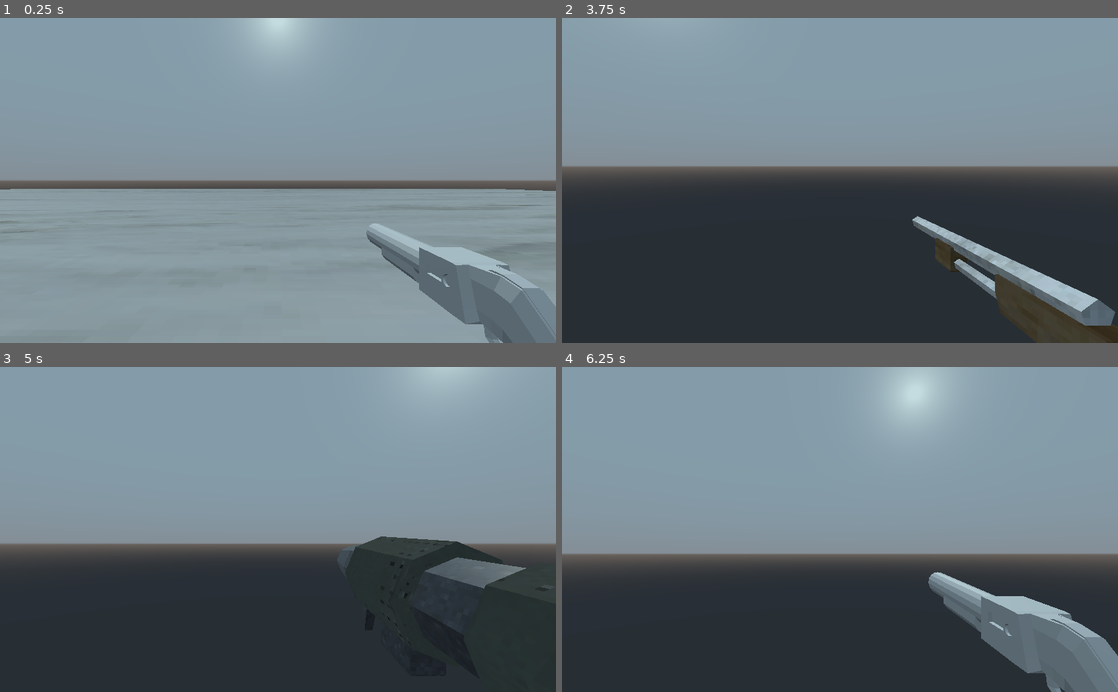
Above: before the commit, frames 1-4 (two rows, left to right).
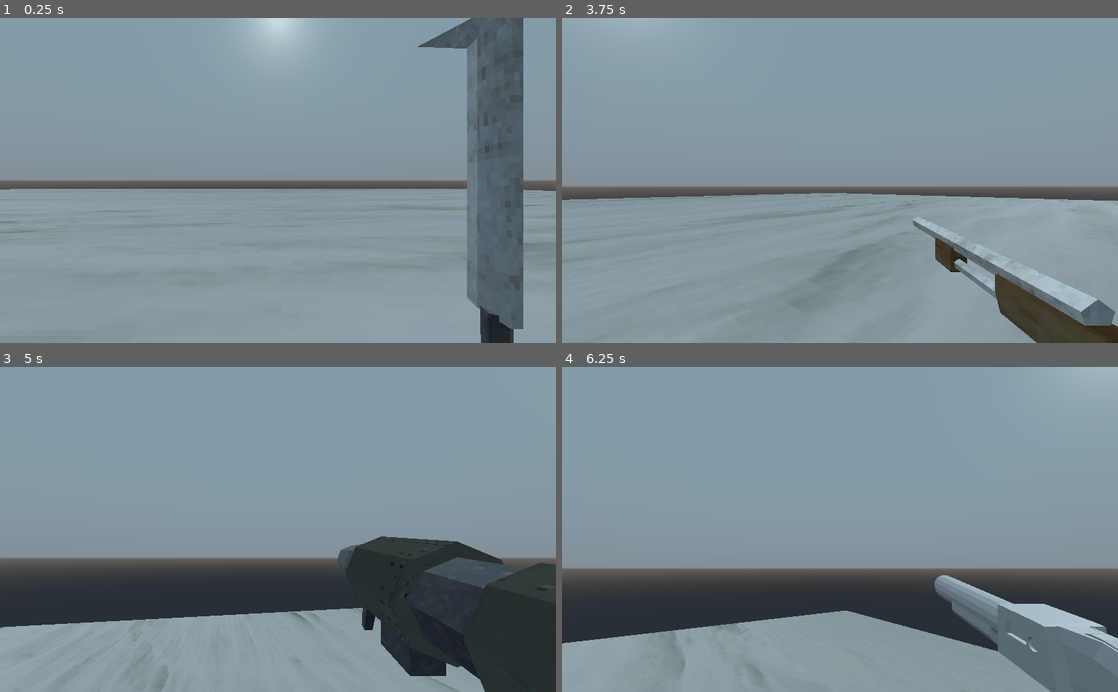
Above: after the commit, the same moments.

Repository: peter-shoes/carol
Game: Godot game, scene res://World.tscn
The game is run twice, just before and just after one commit, with the same random seed, the same clock (stepped at 60 frames per second) and the same inputs.
Inputs (mouse positions are in pixels of both pictures, inside the frame that each line leads up to):
- Up to frame 1 (0.25 s): no input
- Up to frame 2 (3.75 s): tap Enter at 0.5 s; move the mouse to (867, 180) at 0.52 s; press the mouse at (867, 180) at 0.53 s; hold W (move_forwards) from 0.53 s (still down); tap Space (jump) at 0.77, 1.52, 3.02 s; move the mouse to (812, 180) at 1.27 s; release the mouse at (812, 180) at 1.28 s; click (812, 180) at 1.35 s; move the mouse to (851, 174) at 2.02 s; press the mouse at (851, 174) at 2.03 s; tap 1 at 2.1 s; move the mouse to (834, 187) at 2.77 s; release the mouse at (834, 187) at 2.78 s; tap 2 at 2.85 s; click (834, 187) at 3.05 s; tap R (restart, bound only after the commit) at 3.5 s; move the mouse to (878, 183) at 3.52 s; press the mouse at (878, 183) at 3.53 s; tap 3 at 3.6 s
- Up to frame 3 (5 s): keep holding W (move_forwards); tap Space (jump) at 3.77, 4.52 s; tap R (restart, bound only after the commit) at 4.15 s; move the mouse to (233, 526) at 4.27 s; release the mouse at (233, 526) at 4.28 s; tap 4 at 4.35 s; click (233, 526) at 4.55 s
- Up to frame 4 (6.25 s): move the mouse to (845, 529) at 5.02 s; press the mouse at (845, 529) at 5.03 s; tap 5 at 5.1 s; move the mouse to (817, 523) at 5.77 s; release W (move_forwards) at 5.78 s; release the mouse at (817, 523) at 5.78 s; hold D (move_right) from 5.78 s (still down); tap 6 at 5.85 s; tap Space (jump) at 6.02 s; click (817, 523) at 6.05 s

The runs differ from the first frame. In frame 1, 12% of the frame differs, in the area x 65-100%, y 0-100%; in frame 2, 49%, in the area x 0-100%, y 45-100%; in frame 3, 23%; in frame 4, 27%.

Commit message:
added weapon animations, shooting, muzzle flash for blaster

Diff:
--- a/characters/player/Player.gd
+++ b/characters/player/Player.gd
@@ -29,10 +29,13 @@
 	character_mover.init(self) #initialize the character mover and send it self (KinematicBody)
 	health_manager.init()
 	health_manager.connect("dead", self, "kill") #connects dead variable to kill func i guess
+	weapon_manager.init($Camera/FirePoint, [self]) #init weapon manager with firepoint node and bodies 2 exclude
 
 func _process(_delta):
 	if Input.is_action_just_pressed("exit"):
 		get_tree().quit()
+	if Input.is_action_just_pressed("restart"):
+		get_tree().reload_current_scene()
 
 	if dead:
 		#TODO make sure player falls to the ground and doesn't freeze in midair
@@ -52,6 +55,11 @@
 	character_mover.set_move_vec(move_vec)
 	if Input.is_action_just_pressed("jump"):
 		character_mover.jump()
+
+	weapon_manager.attack(
+		Input.is_action_just_pressed("attack"),
+		Input.is_action_pressed("attack")
+		)
 
 func _input(event):
 	# event is basically any event that the computer senses
--- a/characters/player/Player.tscn
+++ b/characters/player/Player.tscn
@@ -9,13 +9,17 @@
 [ext_resource path="res://weapons/raw_assets/adv-time-shotgun1.1.glb" type="PackedScene" id=7]
 [ext_resource path="res://characters/CharacterMover.gd" type="Script" id=8]
 [ext_resource path="res://characters/HealthManager.gd" type="Script" id=9]
+[ext_resource path="res://weapons/Weapon.gd" type="Script" id=10]
+[ext_resource path="res://weapons/HitScanBulletEmitter.tscn" type="PackedScene" id=11]
+[ext_resource path="res://effects/MuzzleFlash.gd" type="Script" id=12]
+[ext_resource path="res://blender_files/untextured_blaster_flash.glb" type="PackedScene" id=13]
 
 [sub_resource type="CapsuleShape" id=1]
 radius = 0.5
 
 [sub_resource type="Animation" id=2]
 resource_name = "attack"
-length = 0.2
+length = 0.5
 step = 0.05
 tracks/0/type = "value"
 tracks/0/path = NodePath("Graphics:translation")
@@ -24,10 +28,10 @@
 tracks/0/imported = false
 tracks/0/enabled = true
 tracks/0/keys = {
-"times": PoolRealArray( 0, 0.05, 0.2 ),
-"transitions": PoolRealArray( 1, 1, 1 ),
+"times": PoolRealArray( 0, 0.05, 0.15, 0.2, 0.25, 0.35, 0.45, 0.5 ),
+"transitions": PoolRealArray( 1, 1, 1, 1, 1, 1, 1, 1 ),
 "update": 0,
-"values": [ Vector3( 0, 0, 0 ), Vector3( -1.87718, 0.662724, 0 ), Vector3( 0, 0, 0 ) ]
+"values": [ Vector3( 0, 0, 0 ), Vector3( -1.24292, 0, 0 ), Vector3( 0, 0, 0 ), Vector3( -0.6893, 0.817356, 0 ), Vector3( -0.6893, 1.27484, 0 ), Vector3( -0.6893, -1.2948, 0 ), Vector3( -0.6893, 0.817356, 0 ), Vector3( 0, 0, 0 ) ]
 }
 tracks/1/type = "value"
 tracks/1/path = NodePath("Graphics:rotation_degrees")
@@ -36,10 +40,10 @@
 tracks/1/imported = false
 tracks/1/enabled = true
 tracks/1/keys = {
-"times": PoolRealArray( 0, 0.05, 0.2 ),
-"transitions": PoolRealArray( 1, 1, 1 ),
+"times": PoolRealArray( 0, 0.05, 0.15, 0.2, 0.25, 0.35, 0.45, 0.5 ),
+"transitions": PoolRealArray( 1, 1, 1, 1, 1, 1, 1, 1 ),
 "update": 0,
-"values": [ Vector3( 0, 0, 0 ), Vector3( -8.76882e-07, -1.58526e-07, 20.495 ), Vector3( 0, 0, 0 ) ]
+"values": [ Vector3( 0, 0, 0 ), Vector3( 0, 0, 0 ), Vector3( 0, 0, 0 ), Vector3( -2.50448e-06, -2.50448e-06, 90 ), Vector3( -2.50448e-06, -2.50448e-06, 90 ), Vector3( -2.50448e-06, -2.50448e-06, 90 ), Vector3( -2.50448e-06, -2.50448e-06, 90 ), Vector3( 0, 0, 0 ) ]
 }
 
 [sub_resource type="Animation" id=3]
@@ -123,19 +127,42 @@
 
 [node name="Blaster" type="Spatial" parent="Camera/WeaponManager/Weapons"]
 transform = Transform( -1.60709e-09, 0, 0.036766, 0, 0.036766, 0, -0.036766, 0, -1.60709e-09, 0.102332, 0.18295, 0.50601 )
+script = ExtResource( 10 )
+automatic = true
+attack_rate = 0.5
 
 [node name="Graphics" type="Spatial" parent="Camera/WeaponManager/Weapons/Blaster"]
-transform = Transform( 1, 0, 0, 0, 1, 0, 0, 0, 1, 0, 0, 0 )
+transform = Transform( 1, 0, 0, 0, 1, 0, 0, 0, 1, -1.24292, 0, 0 )
 
 [node name="adv-time-shotgun11" parent="Camera/WeaponManager/Weapons/Blaster/Graphics" instance=ExtResource( 7 )]
+
+[node name="MuzzleFlash" type="Spatial" parent="Camera/WeaponManager/Weapons/Blaster/Graphics"]
+transform = Transform( -6.76601e-08, -1.54788, -6.76601e-08, 1.54788, -6.76601e-08, 6.76601e-08, -6.76601e-08, -6.76601e-08, 1.54788, 1.74789, 0.167233, 0 )
+script = ExtResource( 12 )
+
+[node name="untextured_blaster_flash" parent="Camera/WeaponManager/Weapons/Blaster/Graphics/MuzzleFlash" instance=ExtResource( 13 )]
+
+[node name="OmniLight" type="OmniLight" parent="Camera/WeaponManager/Weapons/Blaster/Graphics/MuzzleFlash"]
+transform = Transform( 17.5718, 3.97904e-13, -1.02318e-12, 0, 17.5718, -6.52028e-13, 3.41061e-13, -4.06576e-20, 17.5718, 0, -0.134171, 0 )
+light_color = Color( 1, 0.952941, 0.47451, 1 )
+light_energy = 1.5
+shadow_enabled = true
 
 [node name="AnimationPlayer" type="AnimationPlayer" parent="Camera/WeaponManager/Weapons/Blaster"]
 autoplay = "idle"
 anims/attack = SubResource( 2 )
 anims/idle = SubResource( 3 )
 
+[node name="BulletEmitters" type="Spatial" parent="Camera/WeaponManager/Weapons/Blaster"]
+
+[node name="HitScanBulletEmitter" parent="Camera/WeaponManager/Weapons/Blaster/BulletEmitters" instance=ExtResource( 11 )]
+
+[node name="FirePoint" type="Spatial" parent="Camera"]
+transform = Transform( 1, 0, 0, 0, 1, 0, 0, 0, 1, 0, 0, -0.188483 )
+
 [node name="CharacterMover" type="Spatial" parent="."]
 script = ExtResource( 8 )
 
 [node name="HealthManager" type="Spatial" parent="."]
 script = ExtResource( 9 )
+[connection signal="fired" from="Camera/WeaponManager/Weapons/Blaster" to="Camera/WeaponManager/Weapons/Blaster/Graphics/MuzzleFlash" method="flash"]
--- a/characters/player/WeaponManager.gd
+++ b/characters/player/WeaponManager.gd
@@ -12,9 +12,24 @@
 onready var weapons = $Weapons.get_children()
 var cur_slot = 0
 var cur_weapon = null
+var fire_point : Spatial
+var bodies_to_exclude : Array = []
 
 func _ready():
 	pass
+
+func init(_fire_point: Spatial, _bodies_to_exclude: Array):
+	fire_point = _fire_point
+	bodies_to_exclude = _bodies_to_exclude
+	for weapon in weapons:
+		if weapon.has_method("init"):
+			weapon.init(_fire_point, _bodies_to_exclude) #initialize all weapons
+	switch_to_weapon_slot(WEAPON_SLOTS.MACHETE)#only works with al always true weapon like the machete
+
+func attack(attack_input_just_pressed: bool, attack_input_held: bool): #from weapon script
+	if cur_weapon.has_method("attack"): #just in case so it doesn't crash if the weapon has no attack method
+		cur_weapon.attack(attack_input_just_pressed, attack_input_held)
+
 
 func switch_to_next_weapon():
 	cur_slot = (cur_slot + 1) % slots_unlocked.size()
--- a/effects/BulletHitEffect.tscn
+++ b/effects/BulletHitEffect.tscn
@@ -1,8 +1,8 @@
 [gd_scene load_steps=11 format=2]
 
-[ext_resource path="res://effects/circle32.png" type="Texture" id=1]
+[ext_resource path="res://effects/raw_assets/circle32.png" type="Texture" id=1]
 
-[sub_resource type="SpatialMaterial" id=3]
+[sub_resource type="SpatialMaterial" id=1]
 flags_transparent = true
 flags_unshaded = true
 vertex_color_use_as_albedo = true
@@ -12,31 +12,31 @@
 particles_anim_loop = false
 albedo_texture = ExtResource( 1 )
 
-[sub_resource type="Gradient" id=8]
-offsets = PoolRealArray( 0, 0.562963 )
-colors = PoolColorArray( 1, 1, 1, 1, 1, 0.996094, 0, 1 )
+[sub_resource type="Gradient" id=2]
+offsets = PoolRealArray( 0, 0.177778 )
+colors = PoolColorArray( 0.341309, 0.341309, 0.341309, 1, 0, 0, 0, 1 )
 
-[sub_resource type="GradientTexture" id=9]
-gradient = SubResource( 8 )
+[sub_resource type="GradientTexture" id=3]
+gradient = SubResource( 2 )
 
-[sub_resource type="Curve" id=6]
+[sub_resource type="Curve" id=4]
 _data = [ Vector2( 0.00632912, 0.0261364 ), 0.0, 5.58586, 0, 0, Vector2( 1, 0 ), -0.77156, 0.0, 0, 0 ]
 
-[sub_resource type="CurveTexture" id=7]
-curve = SubResource( 6 )
+[sub_resource type="CurveTexture" id=5]
+curve = SubResource( 4 )
 
-[sub_resource type="ParticlesMaterial" id=4]
+[sub_resource type="ParticlesMaterial" id=6]
 initial_velocity = 5.0
 scale = 0.01
 scale_random = 0.05
-scale_curve = SubResource( 7 )
-color_ramp = SubResource( 9 )
+scale_curve = SubResource( 5 )
+color_ramp = SubResource( 3 )
 
-[sub_resource type="QuadMesh" id=5]
+[sub_resource type="QuadMesh" id=7]
 
-[sub_resource type="QuadMesh" id=1]
+[sub_resource type="QuadMesh" id=8]
 
-[sub_resource type="SpatialMaterial" id=2]
+[sub_resource type="SpatialMaterial" id=9]
 flags_transparent = true
 albedo_color = Color( 0.0705882, 0.0666667, 0.0666667, 1 )
 albedo_texture = ExtResource( 1 )
@@ -45,15 +45,22 @@
 
 [node name="Particles" type="Particles" parent="."]
 transform = Transform( -4.37114e-08, -1, 0, 1, -4.37114e-08, 0, 0, 0, 1, 0, 0, 0 )
-material_override = SubResource( 3 )
+material_override = SubResource( 1 )
 emitting = false
 one_shot = true
+speed_scale = 2.0
 explosiveness = 1.0
 local_coords = false
-process_material = SubResource( 4 )
-draw_pass_1 = SubResource( 5 )
+process_material = SubResource( 6 )
+draw_pass_1 = SubResource( 7 )
 
 [node name="BulletDecal" type="MeshInstance" parent="."]
 transform = Transform( 0.0859549, 0, 0, 0, -3.75721e-09, 0.0859549, 0, -0.0859549, -3.75721e-09, 0, 0.005, 0 )
-mesh = SubResource( 1 )
-material/0 = SubResource( 2 )
+mesh = SubResource( 8 )
+material/0 = SubResource( 9 )
+
+[node name="Timer" type="Timer" parent="."]
+wait_time = 0.001
+one_shot = true
+autostart = true
+[connection signal="timeout" from="Timer" to="Particles" method="set_emitting" binds= [ true ]]
--- /dev/null
+++ b/effects/MuzzleFlash.gd
@@ -0,0 +1,19 @@
+extends Spatial
+
+export var flash_time = 0.02
+var timer : Timer
+
+func _ready():
+	timer = Timer.new()
+	add_child(timer)
+	timer.wait_time = flash_time
+	timer.connect("timeout", self, "end_flash")
+	hide()
+
+func flash():
+	timer.start()
+	rotation.x = rand_range(0.0, 2*PI) #this will rotate the flash model randomly, not needed for all guns
+	show()
+
+func end_flash():
+	hide()
--- a/project.godot
+++ b/project.godot
@@ -74,6 +74,16 @@
 "events": [ Object(InputEventKey,"resource_local_to_scene":false,"resource_name":"","device":0,"alt":false,"shift":false,"control":false,"meta":false,"command":false,"pressed":false,"scancode":16777217,"unicode":0,"echo":false,"script":null)
  ]
 }
+attack={
+"deadzone": 0.5,
+"events": [ Object(InputEventMouseButton,"resource_local_to_scene":false,"resource_name":"","device":0,"alt":false,"shift":false,"control":false,"meta":false,"command":false,"button_mask":0,"position":Vector2( 0, 0 ),"global_position":Vector2( 0, 0 ),"factor":1.0,"button_index":1,"pressed":false,"doubleclick":false,"script":null)
+ ]
+}
+restart={
+"deadzone": 0.5,
+"events": [ Object(InputEventKey,"resource_local_to_scene":false,"resource_name":"","device":0,"alt":false,"shift":false,"control":false,"meta":false,"command":false,"pressed":false,"scancode":82,"unicode":0,"echo":false,"script":null)
+ ]
+}
 
 [layer_names]
 
--- a/weapons/HitScanBulletEmitter.gd
+++ b/weapons/HitScanBulletEmitter.gd
@@ -1,3 +1,42 @@
 extends Spatial
 
-var hit_effect = preload("res://effects/BulletHitEffect.tscn")#preload loads the arg when the scene is loaded
+var hit_effect = preload("res://effects/BulletHitEffect.tscn")#preload loads the arg when the scene is loaded # just use load if you're only using it once. preload is for things you'll be loading multiple times.
+export var distance = 10000
+var bodies_to_exclude = [] #list of bodies to exclude from hit
+var damage = 1 #set to 1 because it will be set by the weapon itself (parent)
+
+func set_damage(_damage: int):
+	damage = _damage
+
+func set_bodies_to_exclude(_bodies_to_exclude: Array):
+	bodies_to_exclude = _bodies_to_exclude
+
+func fire():
+	var space_state = get_world().get_direct_space_state() #gets the world obj and everything in it
+	var our_pos = global_transform.origin #gets out position
+	var result = space_state.intersect_ray(#this is how you do raycasts
+		our_pos, #from here
+		our_pos - global_transform.basis.z * distance, #to here
+		bodies_to_exclude, #bodies to exclude
+		1 + 2 + 4, #collision mask. Go to player node, find layers on the right. world layer is 1, characters later is 2, hitboxes layer is 4. hence.
+		true, #intersect with bodies
+		true) #intersect with areas
+	if result and result.collider.has_method("hurt"):
+		result.collider.hurt(damage, result.normal) #if the thing we hit has a hurt method, pass damage to that method and normal(e.g spray blood in that direction)
+	elif result:
+		var hit_effect_inst = hit_effect.instance() #create an instance of the hit effect
+		get_tree().get_root().add_child(hit_effect_inst) #get the root world node and add the hit effect instance
+		hit_effect_inst.global_transform.origin = result.position #set the global position of the hit effect to be the same as the result
+
+		if result.normal.angle_to(Vector3.UP) < 0.00005: #get the angle between the normal and UP
+			return #if the thing we hit is a floor, don't do anything because the effect is already oriented correctly for floors
+		if result.normal.angle_to(Vector3.DOWN) < 0.00005: #if what we hit is the ceiling
+			hit_effect_inst.rotate(Vector3.RIGHT, PI) #rotate to the right by pi (180 deg)
+			return
+		#vector cross product math:
+		#basically we need to use an arbitrary vector3 like UP to compare to, so the previous two conditions were to ensure we don't get a zero at UP-UP or DOWN-UP, which would cause an error
+		var y = result.normal
+		var x =  y.cross(Vector3.UP)
+		var z = x.cross(y)
+		# set 3d basis for the vector based on the above math
+		hit_effect_inst.global_transform.basis = Basis(x, y, z)
--- /dev/null
+++ b/weapons/Weapon.gd
@@ -0,0 +1,71 @@
+extends Spatial
+
+onready var anim_player = $AnimationPlayer
+onready var bullet_emitters_base : Spatial = $BulletEmitters
+onready var bullet_emitters = $BulletEmitters.get_children()
+
+export var automatic = false #whether or not the weapon is automatic
+
+var fire_point : Spatial
+var bodies_to_exclude : Array = []
+
+export var damage = 5 #THIS MAKES EVERY BULLET DO THE SAME AMOUNT OF DAMAGE ; move this export var to the damage var in HitScanBulletEmitter to change
+export var ammo = 30 #initial ammo; boomer shooters don't have reloading or clips, just a well of ammo
+
+export var attack_rate = 0.2 #i believe this is in seconds
+var attack_timer : Timer
+var can_attack = true #are we able to attack right now
+
+signal fired #these are just to connect them to sound effects
+signal out_of_ammo
+
+func _ready():
+	attack_timer = Timer.new() #create new timer obj
+	attack_timer.wait_time = attack_rate #set the wait time on that obj to attack_rate var
+	attack_timer.connect("timeout", self, "finish_attack") #on timeout, run the function finish_attack
+	attack_timer.one_shot = true #timer will stop when it reaches 0
+	add_child(attack_timer)
+
+func init(_fire_point: Spatial, _bodies_to_exclude: Array):
+	fire_point = _fire_point
+	bodies_to_exclude = _bodies_to_exclude
+	for bullet_emitter in bullet_emitters:
+		bullet_emitter.set_damage(damage)
+		bullet_emitter.set_bodies_to_exclude(bodies_to_exclude)
+
+func attack(attack_input_just_pressed: bool, attack_input_held: bool):
+	if !can_attack:
+		return
+	if automatic and !attack_input_held:
+		return #if it's an automatic weapon and we're not holding attack, do nothing
+	if !automatic and !attack_input_just_pressed:
+		return
+
+	if ammo == 0:
+		if attack_input_just_pressed:
+			emit_signal("out_of_ammo")
+		return
+
+	if ammo > 0:
+		ammo -= 1
+
+	var start_transform = bullet_emitters_base.global_transform
+	bullet_emitters_base.global_transform = fire_point.global_transform
+	for bullet_emitter in bullet_emitters:
+		bullet_emitter.fire()
+	bullet_emitters_base.global_transform = start_transform
+	anim_player.stop() #animations must be stopped before another is played or else they'll just continue
+	anim_player.play("attack")
+	emit_signal("fired")
+	can_attack = false #we just attacked so we can't attack anymore
+	attack_timer.start() #until this timer is done
+
+func finish_attack():
+	can_attack = true
+
+func set_active():
+	show()
+
+func set_inactive():
+	anim_player.play("idle")
+	hide()
Binary file added: blender_files/untextured_blaster_flash.glb
Not shown, added: blender_files/untextured_blaster_flash.glb.import
Not shown: 1 places in characters/player/Player.tscn that only renumber resources
Renamed: effects/circle32.png -> effects/raw_assets/circle32.png
Not shown, changed: effects/raw_assets/circle32.png.import
Not shown, added: blender_files/untextured_blaster_flash.blend
Not shown, added: blender_files/untextured_blaster_flash.blend1
